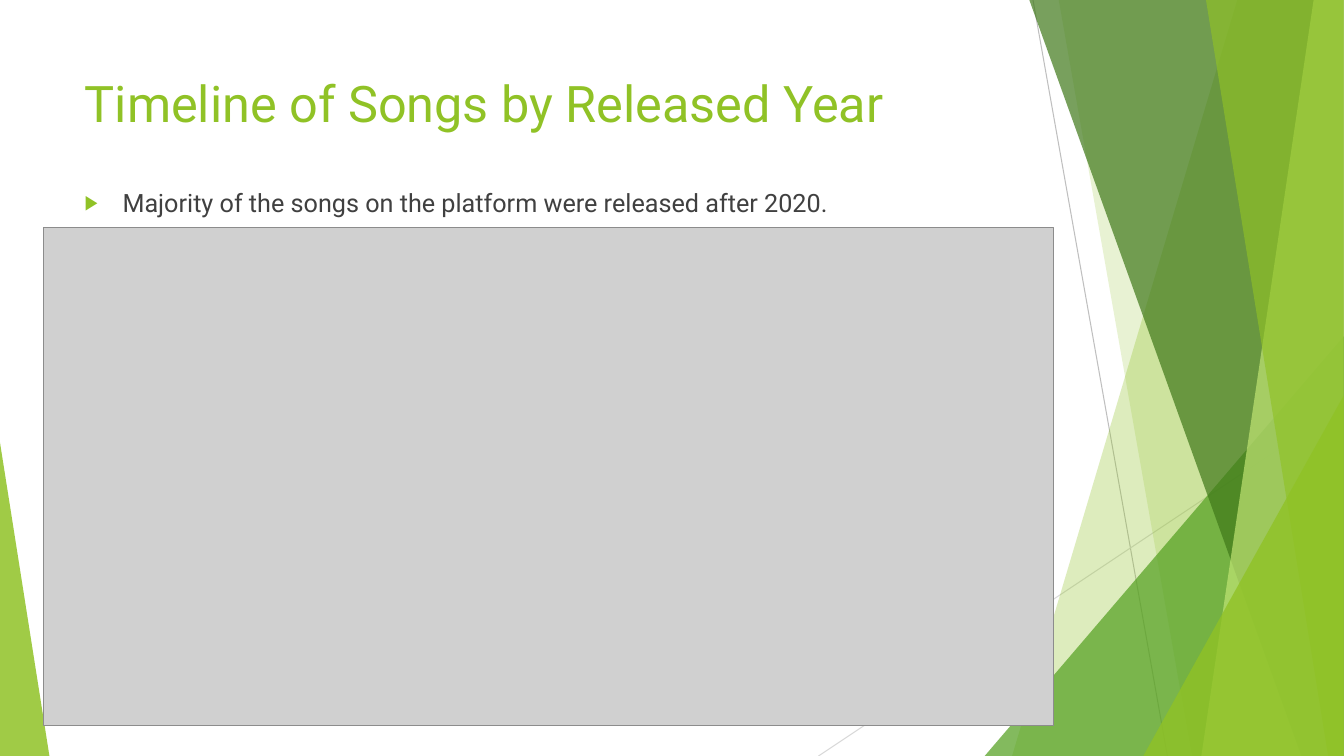
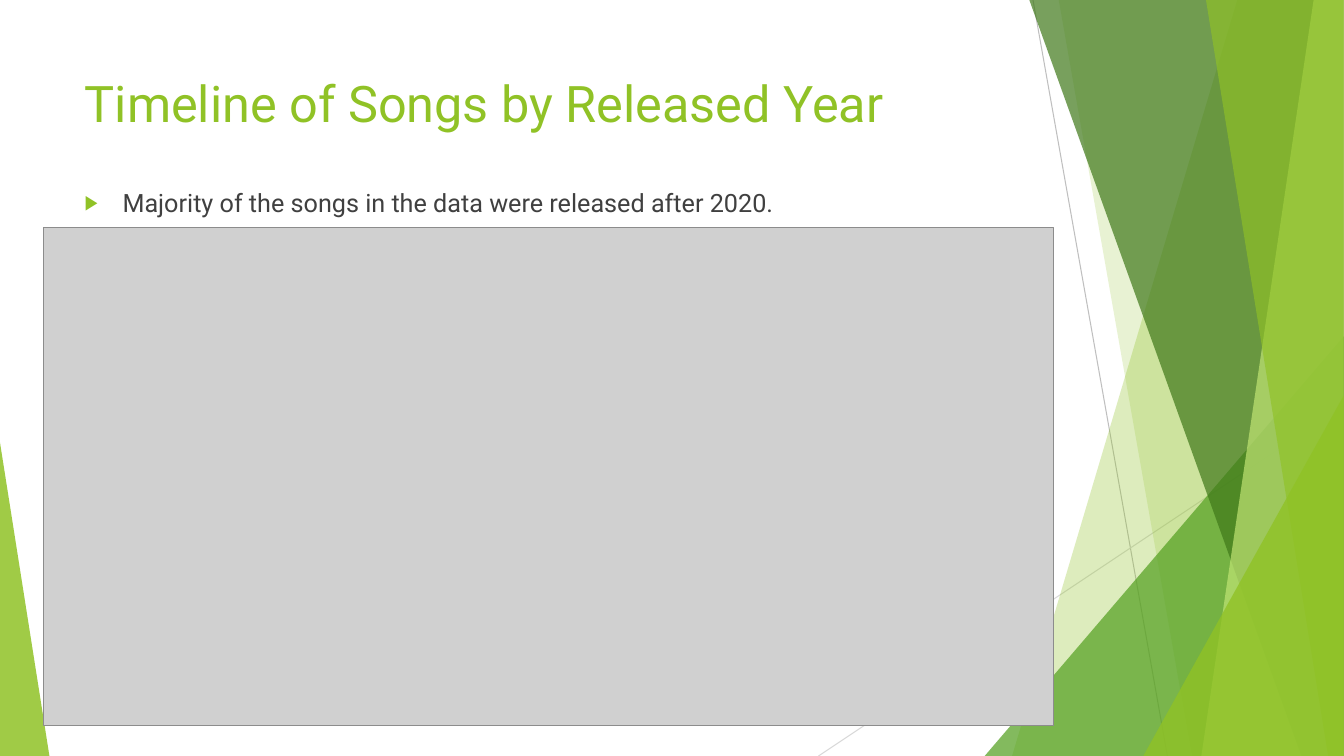
Before and after one commit to ryoka23/R-Project, a slide deck: slide 4 of Spotify Data Presentation.pptx. Drawn at 1344x756 pixels with LibreOffice and Linux fonts; fonts in the diff are those of the drawing; grey boxes stand for pictures. Boxes give left, top, right and bottom in pixels: in the first picture for what was removed or moved away, otherwise in the second. Text is boxed around its words. In the diff, an @@ line names an element or a change of style, - is before the commit and + after.

```diff
--- a/Spotify Data Presentation.pptx
+++ b/Spotify Data Presentation.pptx
@@ text at (123, 193, 773, 218): text changed @@
-▶ Majority of the songs on the platform were released after 2020.
+▶ Majority of the songs in the data were released after 2020.
```
Also in this commit, not shown: 2 other slides changed, 6 slides added, 1 slide removed, 3 other files.
